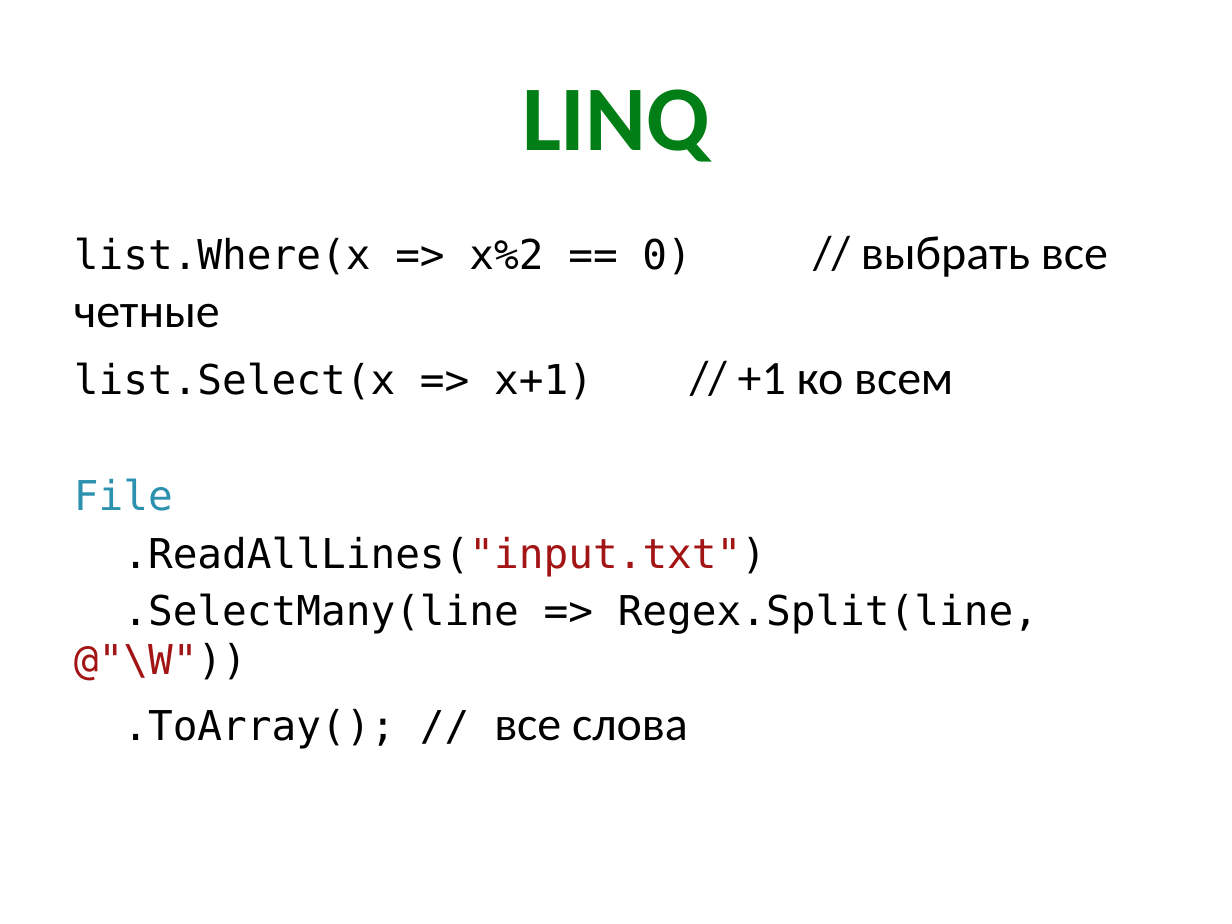
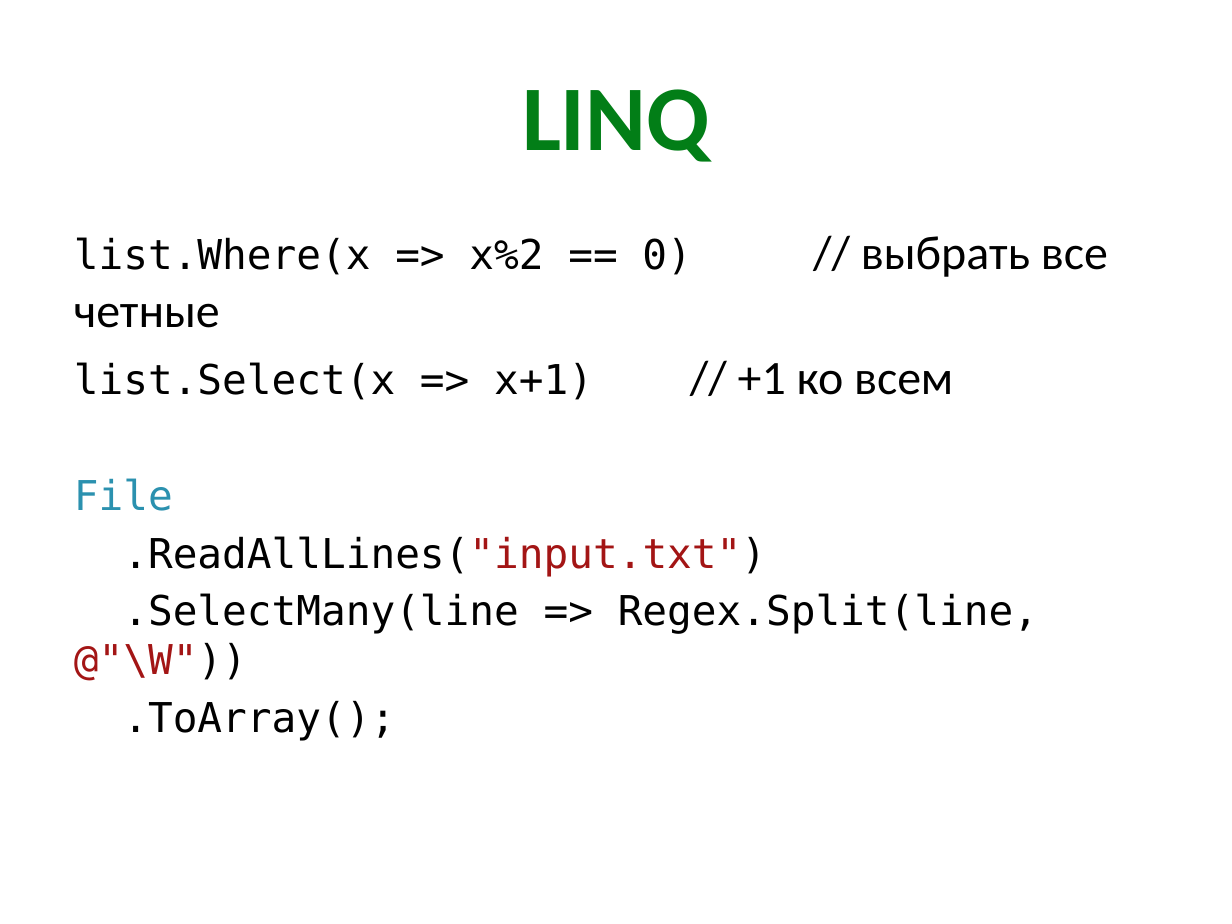
Before and after one commit to kontur-kampus-2015i/kontur-kampus, a slide deck: slide 13 of 1-CodeQuality/quality-slides.pptx (slide 10 before the commit). Drawn at 1232x924 pixels with LibreOffice and Linux fonts; fonts in the diff are those of the drawing. Boxes give left, top, right and bottom in pixels: in the first picture for what was removed or moved away, otherwise in the second. Text is boxed around its words. In the diff, an @@ line names an element or a change of style, - is before the commit and + after.

```diff
--- a/1-CodeQuality/quality-slides.pptx
+++ b/1-CodeQuality/quality-slides.pptx
@@ text at <box>123,700,395,741</box>: text changed @@
-.ToArray(); // все слова
+.ToArray();
```
Also in this commit, not shown: 4 other slides changed, 3 slides added, 1 slide removed, 7 other files.
